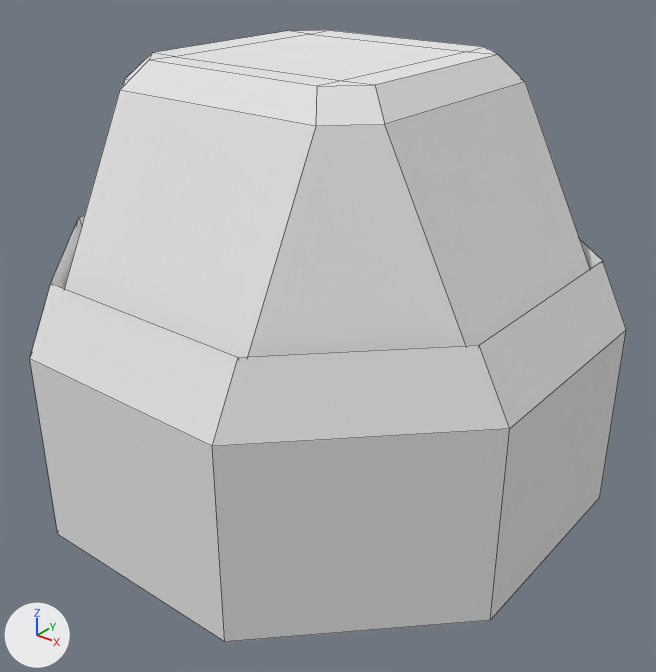
The Blender file Assets/ship/blend files/cockpit.blend: old version first, new version second.
Rendered twice from a 50 mm camera at (1.82, -2.25, 1.42) aimed at (0.07, -0.06, 0.06). Arrows for +X, +Y and +Z are at lower left; the lights stay in place. Mesh edges are drawn as thin lines.

Script lines for the objects in view, before the commit:
```python
me_cylinder = bpy.data.meshes.new('Cylinder')
me_cylinder.from_pydata(...)  # 52 vertices, 50 faces; spans x -0.92..0.92, y -0.92..0.92, z -0.47..0.98
me_cylinder.materials.append(mat_testmaterial)  # white #e7e7e7
# before: 16 (-0.32, 0.32, 0.98) at pixel (310, 34), 17 (0.32, 0.32, 0.98) at pixel (467, 51), 18 (-0.32, -0.32, 0.98) at pixel (175, 56), 19 (0.32, -0.32, 0.98) at pixel (342, 80), 20 (0.32, -0.42, 0.98) at pixel (316, 86)
# before: 21 (-0.42, 0.32, 0.98) at pixel (287, 30), 22 (0.42, -0.32, 0.98) at pixel (374, 84), 23 (-0.42, -0.32, 0.98) at pixel (152, 52), 30 (-0.32, 0.42, 0.98) at pixel (329, 30), 31 (0.32, 0.42, 0.98) at pixel (484, 46)
# before: 33 (0.42, 0.32, 0.98) at pixel (497, 54), 35 (-0.32, -0.42, 0.98) at pixel (148, 60)
ob_cockpit = bpy.data.objects.new('Cockpit', me_cylinder)
ob_cockpit.location = (0.0, 0.0, 0.0)
```
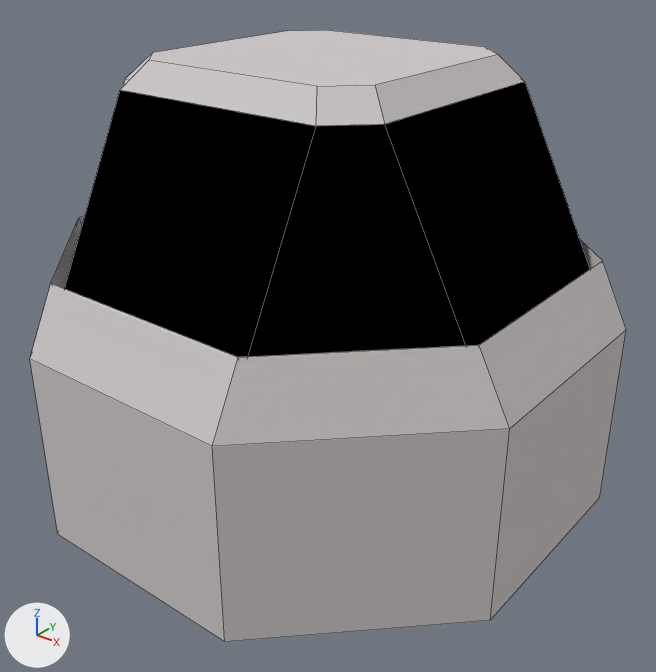
The newer file is also rescaled (x1.076), turned or shifted as a whole; pictures and numbers use the older file's frame.

Location of each change, (x1, y1, x2, y2) in pixels of the pictures (656 x 672 px):
part 1 of me_cylinder, cut back: (149, 30, 497, 86) in both
part 2 of me_cylinder, recoloured: (30, 53, 626, 642) in both
part 3 of me_cylinder, recoloured (white to black): (64, 81, 590, 357) in both

Diff of the bpy script that builds the scene:
```diff
--- a/Assets/ship/blend files/cockpit.blend.py
+++ b/Assets/ship/blend files/cockpit.blend.py
@@ mat_metal @@
+mat_metal = diffuse_material('Metal')
+mat_metal.base_color = (0.627, 0.59, 0.59)  # light grey #cfcaca
@@ mat_windows @@
+mat_windows = diffuse_material('Windows')
+mat_windows.base_color = (0.0, 0.0, 0.0)  # black #000000
@@ me_cylinder @@
 # used by ob_cockpit; location = (0.0, 0.0, 0.0)
 # verts and faces of me_cylinder; kept vertices keep their numbers, new ones are numbered from 52
-me_cylinder.from_pydata(...)  # 52 vertices, 50 faces; spans x -0.92..0.92, y -0.92..0.92, z -0.47..0.98
+me_cylinder.from_pydata(...)  # 48 vertices, 42 faces; spans x -0.92..0.92, y -0.92..0.92, z -0.47..0.98
+# me_cylinder part 1
+delete_vertices([*range(16, 20)])  # with the faces that use them
+faces += [(20, 22, 33, 31, 30, 21, 23, 35)]  # mat_metal (light grey #cfcaca)
+# me_cylinder part 2: 33 faces spanning x -0.92..0.92, y -0.92..0.92, z -0.47..0.98 switch from mat_testmaterial (white #e7e7e7) to mat_metal (light grey #cfcaca)
+# me_cylinder part 3: 8 faces spanning x -0.8..0.8, y -0.8..0.8, z 0.32..0.9 switch from mat_testmaterial (white #e7e7e7) to mat_windows (black #000000)
```
